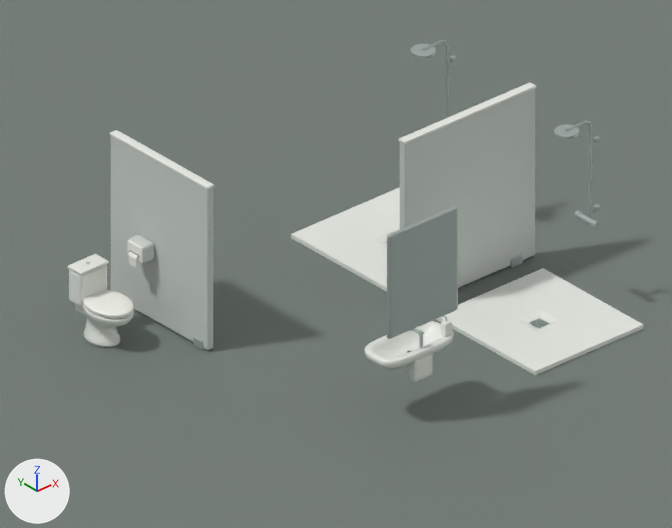
An edit to the Blender file models/blender/bathroom/bathroom.blend, drawn before and after from the same camera.
Rendered twice from the file's camera 'Camera'. Every picture has the same lights, and +X, +Y and +Z are marked at lower left. The picture after the commit comes second.

Script lines for the objects in view, before the commit:
```python
ob_closed_gently_crowned_lid = bpy.data.objects.new('Closed gently crowned lid', me_closed_gently_crowned_lid)
ob_closed_gently_crowned_lid.location = (-2.0, 1.75, 0.0)
ob_lift_off_cistern_cap = bpy.data.objects.new('Lift-off cistern cap', me_cube_003)
ob_lift_off_cistern_cap.location = (-2.0, 2.03, 0.88)
ob_rear_ceramic_bridge = bpy.data.objects.new('Rear ceramic bridge', me_cube)
ob_rear_ceramic_bridge.location = (-2.0, 2.0, 0.4)
ob_rounded_cistern = bpy.data.objects.new('Rounded cistern', me_cube_001)
ob_rounded_cistern.location = (-2.0, 2.03, 0.64)
ob_rounded_seat_ring_below_closed_lid = bpy.data.objects.new('Rounded seat ring below closed lid', me_rounded_seat_ring_below_closed_lid)
ob_rounded_seat_ring_below_closed_lid.location = (-2.0, 1.75, 0.0)
ob_sculpted_ceramic_bowl_and_pedestal = bpy.data.objects.new('Sculpted ceramic bowl and pedestal', me_sculpted_ceramic_bowl_and_pedestal)
ob_sculpted_ceramic_bowl_and_pedestal.location = (-2.0, 1.75, 0.0)
ob_shower_floor_sloping_to_recessed_drain = bpy.data.objects.new('Shower floor sloping to recessed drain', me_shower_floor_sloping_to_recessed_drain)
ob_shower_floor_sloping_to_recessed_drain.location = (0.0, 0.0, 0.0)
ob_shower_floor_sloping_to_recessed_drain_001 = bpy.data.objects.new('Shower floor sloping to recessed drain.001', me_shower_floor_sloping_to_recessed_drain_001)
ob_shower_floor_sloping_to_recessed_drain_001.location = (0.0, 0.0, 0.0)
ob_shower_partition_cap = bpy.data.objects.new('Shower partition cap', me_cube_014)
ob_shower_partition_cap.location = (2.0, 0.0, 2.24)
# also in view: 'Sculpted wash basin' at (-0.4, -1.73, 0.8); 'Shower riser' at (2.61, -1.25, 1.75); 'Between showers partition' at (2.0, 0.0, 1.12); 'Toilet privacy partition' at (-1.25, 1.6, 1.09); 'Studio floor' at (0.0, 0.0, -0.02)
```
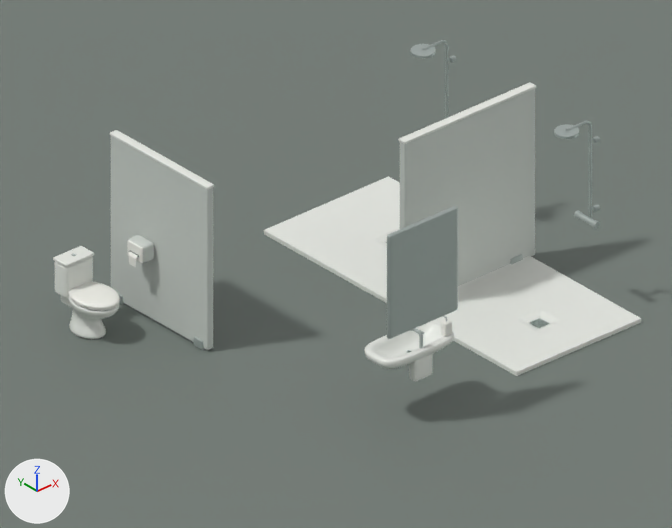
Edits to the bpy script that builds the scene:
```text
Change me_shower_floor_sloping_to_recessed_drain:
    remove me_shower_floor_sloping_to_recessed_drain.from_pydata(...)  # 20 vertices, 16 faces; spans x 1.17..2.83, y -2.12..-0.38, z 0.0..0.05
    add me_shower_floor_sloping_to_recessed_drain.from_pydata(...)  # 20 vertices, 16 faces; spans x 1.0..2.9, y -2.0..-0.05, z 0.0..0.05
    me_shower_floor_sloping_to_recessed_drain part 1
    me_shower_floor_sloping_to_recessed_drain.vertices[0].co: (1.17, -2.12, 0.05) -> (1.0, -2.0, 0.05)  # pixel (535, 371) -> pixel (516, 372)
    me_shower_floor_sloping_to_recessed_drain.vertices[1].co: (2.83, -2.12, 0.05) -> (2.9, -2.0, 0.05)  # pixel (643, 324) -> pixel (641, 318)
    me_shower_floor_sloping_to_recessed_drain.vertices[2].co: (2.83, -0.38, 0.05) -> (2.9, -0.05, 0.05)  # pixel (543, 268) -> pixel (529, 255)
    me_shower_floor_sloping_to_recessed_drain.vertices[3].co: (1.17, -0.38, 0.05) -> (1.0, -0.05, 0.05)
    me_shower_floor_sloping_to_recessed_drain.vertices[4].co: (1.22, -2.09, 0.05) -> (1.04, -1.96, 0.05)  # pixel (535, 369) -> pixel (516, 369)
    me_shower_floor_sloping_to_recessed_drain.vertices[5].co: (2.79, -2.09, 0.05) -> (2.86, -1.96, 0.05)  # pixel (638, 324) -> pixel (636, 318)
    me_shower_floor_sloping_to_recessed_drain.vertices[6].co: (2.79, -0.41, 0.05) -> (2.86, -0.09, 0.05)  # pixel (542, 270) -> pixel (529, 258)
    me_shower_floor_sloping_to_recessed_drain.vertices[7].co: (1.22, -0.41, 0.05) -> (1.04, -0.09, 0.05)
    me_shower_floor_sloping_to_recessed_drain.vertices[16].co: (1.17, -2.12, 0.0) -> (1.0, -2.0, 0.0)  # pixel (535, 375) -> pixel (516, 376)
    me_shower_floor_sloping_to_recessed_drain.vertices[17].co: (2.83, -2.12, 0.0) -> (2.9, -2.0, 0.0)  # pixel (643, 328) -> pixel (641, 322)
    me_shower_floor_sloping_to_recessed_drain.vertices[18].co: (2.83, -0.38, 0.0) -> (2.9, -0.05, 0.0)
    me_shower_floor_sloping_to_recessed_drain.vertices[19].co: (1.17, -0.38, 0.0) -> (1.0, -0.05, 0.0)  # pixel (434, 318) -> not seen
Change me_shower_floor_sloping_to_recessed_drain_001:
    remove me_shower_floor_sloping_to_recessed_drain_001.from_pydata(...)  # 20 vertices, 16 faces; spans x 1.17..2.83, y 0.38..2.12, z 0.0..0.05
    add me_shower_floor_sloping_to_recessed_drain_001.from_pydata(...)  # 20 vertices, 16 faces; spans x 1.0..2.9, y 0.05..2.4, z 0.0..0.05
    me_shower_floor_sloping_to_recessed_drain_001 part 2
    me_shower_floor_sloping_to_recessed_drain_001.vertices[0].co: (1.17, 0.38, 0.05) -> (1.0, 0.05, 0.05)
    me_shower_floor_sloping_to_recessed_drain_001.vertices[1].co: (2.83, 0.38, 0.05) -> (2.9, 0.05, 0.05)
    me_shower_floor_sloping_to_recessed_drain_001.vertices[2].co: (2.83, 2.12, 0.05) -> (2.9, 2.4, 0.05)  # pixel (399, 187) -> pixel (388, 176)
    me_shower_floor_sloping_to_recessed_drain_001.vertices[3].co: (1.17, 2.12, 0.05) -> (1.0, 2.4, 0.05)  # pixel (291, 234) -> pixel (263, 230)
    me_shower_floor_sloping_to_recessed_drain_001.vertices[4].co: (1.22, 0.41, 0.05) -> (1.04, 0.09, 0.05)
    me_shower_floor_sloping_to_recessed_drain_001.vertices[5].co: (2.79, 0.41, 0.05) -> (2.86, 0.09, 0.05)
    me_shower_floor_sloping_to_recessed_drain_001.vertices[6].co: (2.79, 2.09, 0.05) -> (2.86, 2.36, 0.05)  # pixel (399, 190) -> pixel (388, 179)
    me_shower_floor_sloping_to_recessed_drain_001.vertices[7].co: (1.22, 2.09, 0.05) -> (1.04, 2.36, 0.05)  # pixel (295, 234) -> pixel (268, 230)
    me_shower_floor_sloping_to_recessed_drain_001.vertices[16].co: (1.17, 0.38, 0.0) -> (1.0, 0.05, 0.0)
    me_shower_floor_sloping_to_recessed_drain_001.vertices[17].co: (2.83, 0.38, 0.0) -> (2.9, 0.05, 0.0)
    me_shower_floor_sloping_to_recessed_drain_001.vertices[18].co: (2.83, 2.12, 0.0) -> (2.9, 2.4, 0.0)
    me_shower_floor_sloping_to_recessed_drain_001.vertices[19].co: (1.17, 2.12, 0.0) -> (1.0, 2.4, 0.0)  # pixel (291, 238) -> pixel (263, 234)
Change ob_sculpted_ceramic_bowl_and_pedestal:
    ob_sculpted_ceramic_bowl_and_pedestal.location: (-2.0, 1.75, 0.0) -> (-2.0, 2.0, 0.0)
Change ob_rear_ceramic_bridge:
    ob_rear_ceramic_bridge.location: (-2.0, 2.0, 0.4) -> (-2.0, 2.25, 0.4)
Change ob_rounded_cistern:
    ob_rounded_cistern.location: (-2.0, 2.03, 0.64) -> (-2.0, 2.28, 0.64)
Change ob_lift_off_cistern_cap:
    ob_lift_off_cistern_cap.location: (-2.0, 2.03, 0.88) -> (-2.0, 2.28, 0.88)
Change ob_rounded_seat_ring_below_closed_lid:
    ob_rounded_seat_ring_below_closed_lid.location: (-2.0, 1.75, 0.0) -> (-2.0, 2.0, 0.0)
Change ob_closed_gently_crowned_lid:
    ob_closed_gently_crowned_lid.location: (-2.0, 1.75, 0.0) -> (-2.0, 2.0, 0.0)
```

Where the change shows, as pixel boxes [x1, y1, x2, y2] in the pictures (672 x 528 px):
'Shower floor sloping to recessed drain', reshaped: before [436, 268, 644, 375]; after [433, 256, 641, 376]
'Shower floor sloping to recessed drain.001', reshaped (25% wider, 21% taller): before [291, 187, 400, 292]; after [264, 176, 400, 303]
'Rounded cistern', moved: before [69, 264, 107, 306]; after [55, 256, 93, 298]
'Sculpted ceramic bowl and pedestal', moved: before [83, 304, 134, 347]; after [68, 297, 119, 339]
'Closed gently crowned lid', moved: before [83, 290, 134, 317]; after [68, 281, 120, 309]
'Lift-off cistern cap', moved: before [67, 254, 109, 275]; after [53, 246, 94, 267]
'Rounded seat ring below closed lid', moved: before [83, 303, 133, 319]; after [69, 296, 119, 311]
'Rear ceramic bridge', moved (mostly hidden): before [75, 304, 86, 315]; after [61, 296, 72, 308]
